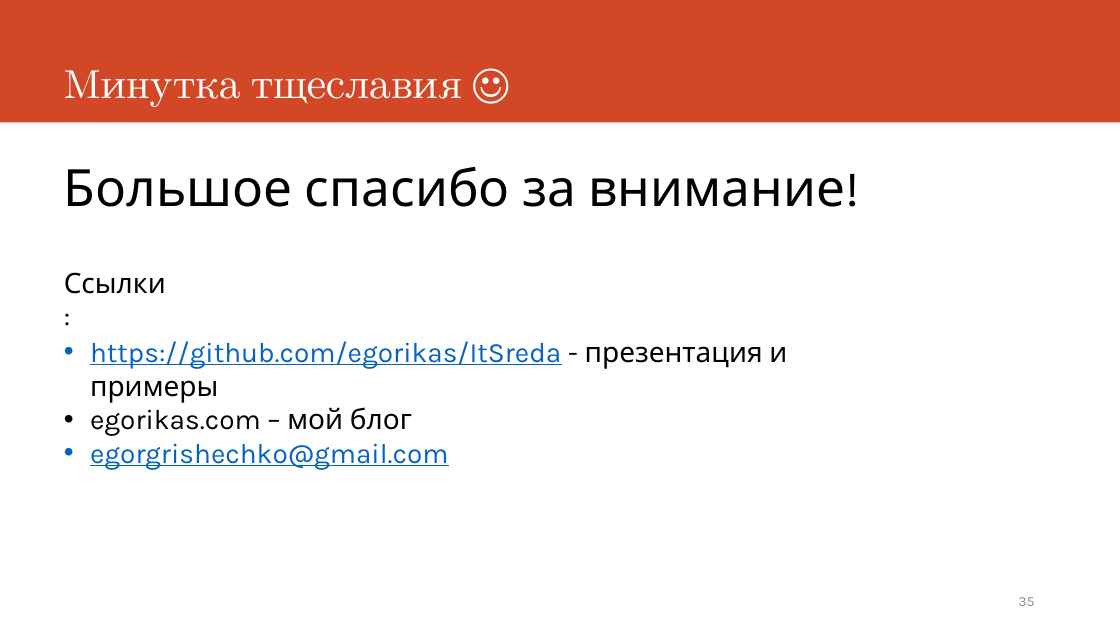
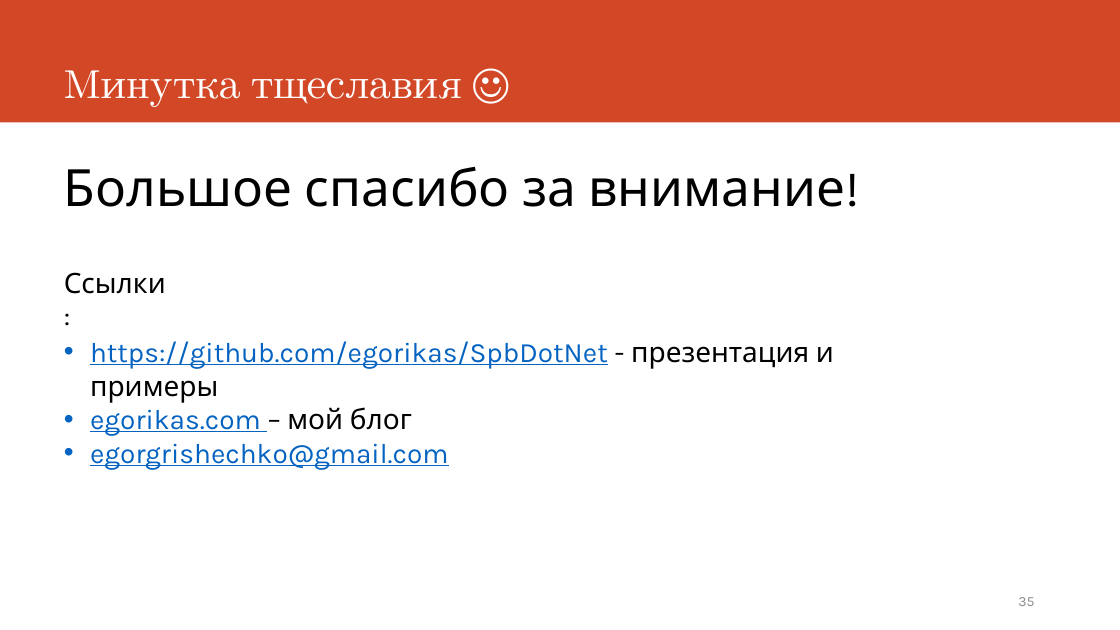
Before and after one commit to Dekorg/SpbDotNet, a slide deck: slide 35 of async-await.pptx. Drawn at 1120x630 pixels with LibreOffice and Linux fonts; fonts in the diff are those of the drawing. Boxes give left, top, right and bottom in pixels: in the first picture for what was removed or moved away, otherwise in the second. Text is boxed around its words. In the diff, an @@ line names an element or a change of style, - is before the commit and + after.

Commit message:
change github url in the slides

```diff
--- a/async-await.pptx
+++ b/async-await.pptx
@@ text at (90,341,834,403): text changed @@
-• https://github.com/egorikas/ItSreda - презентация и примеры
+• https://github.com/egorikas/SpbDotNet - презентация и примеры
@@ text at (90,407,412,436): text colour #000000 to #0563C1, underline on in "egorikas.com" @@
```
